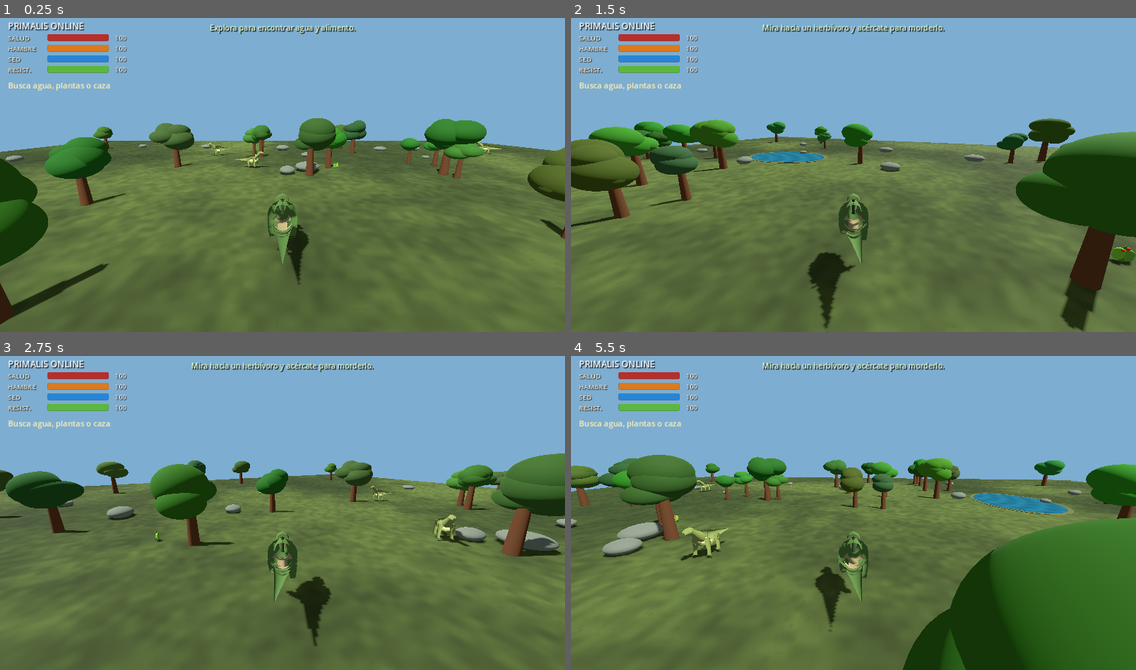
Above: before the commit, frames 1-4 (two rows, left to right).
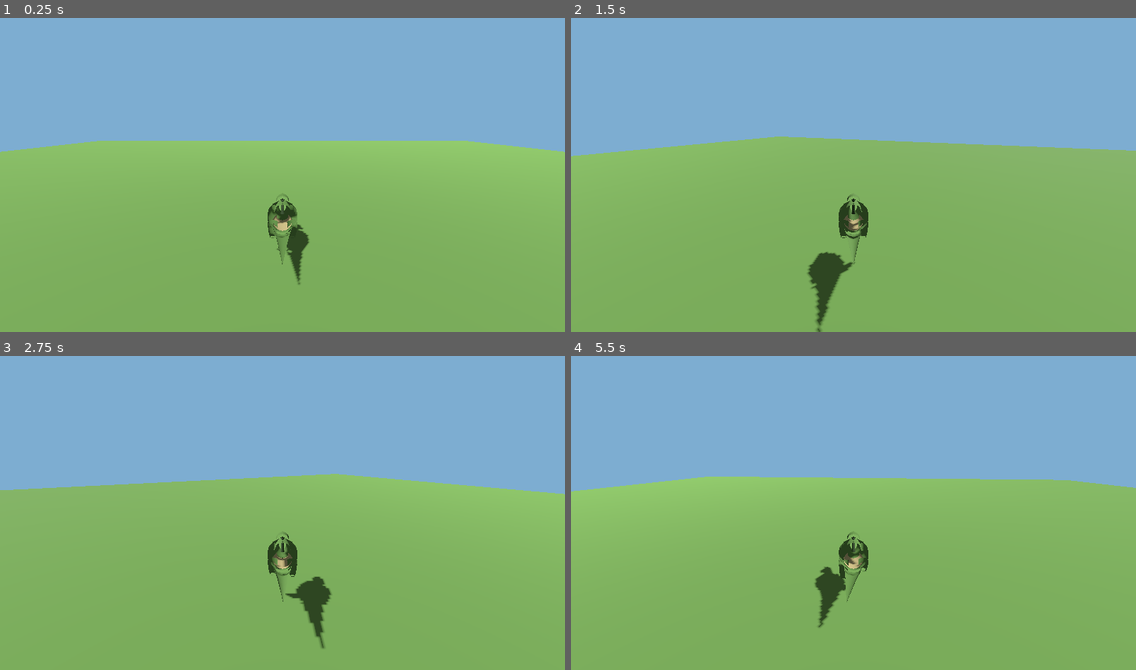
Above: after the commit, the same moments.

Repository: misael546/PrimalisOnline
Game: Godot game, scene res://scenes/main.tscn
The game is run twice, just before and just after one commit, with the same random seed, the same clock (stepped at 60 frames per second) and the same inputs.
Inputs (mouse positions are in pixels of both pictures, inside the frame that each line leads up to):
- Up to frame 1 (0.25 s): no input
- Up to frame 2 (1.5 s): tap Enter at 0.5 s; move the mouse to (977, 156) at 0.52 s; hold D (move_right) 0.53-1.25 s; tap E at 0.6 s; click (977, 156) at 0.67 s; tap Space at 0.77 s; drag from (740, 187) to (825, 237) at 1.27 s
- Up to frame 3 (2.75 s): move the mouse to (339, 440) at 2.02 s; hold D (move_right) from 2.03 s (still down); tap E at 2.1 s
- Up to frame 4 (5.5 s): release D (move_right) at 2.75 s; drag from (825, 575) to (684, 462) at 2.77 s; move the mouse to (1023, 560) at 3.52 s; hold A (move_left) 3.53-4.25 s; tap E at 3.6, 5.1 s; tap Space at 3.77 s; drag from (684, 462) to (768, 431) at 4.27 s; move the mouse to (881, 509) at 5.02 s; hold S (move_back) from 5.03 s (still down); click (881, 509) at 5.17 s

The runs differ from the first frame. In frame 1, 64% of the frame differs, in the area x 0-100%, y 1-100%; in frame 2, 65%; in frame 3, 65%; in frame 4, 66%.
Error after the commit: Parse Error: Invalid argument for "create()" function: argument 3 should be "int" but is "Array". (res://scripts/main.gd:396)

Commit message:
fix: block bites through obstacles and test line of sight

Diff:
--- a/scripts/main.gd
+++ b/scripts/main.gd
@@ -360,7 +360,7 @@
 	attack_cooldown = 0.75
 	player.call("play_attack_animation")
 
-	# Bites only connect with nearby dinosaurs in the T-Rex's forward arc.
+	# Bites only connect with nearby dinosaurs in the T-Rex's forward arc and clear line of sight.
 	var flat_forward := -player.global_transform.basis.z
 	flat_forward.y = 0.0
 	if flat_forward.length_squared() > 0.001:
@@ -372,19 +372,33 @@
 			continue
 		if bool(creature.get("is_dead")):
 			continue
-		var offset: Vector3 = creature.global_position - player.global_position
+		var target := creature as Node3D
+		var offset: Vector3 = target.global_position - player.global_position
 		offset.y = 0.0
 		var distance := offset.length()
 		if distance > closest_distance:
 			continue
 		if distance > 0.001 and flat_forward.dot(offset / distance) < 0.3:
 			continue
+		if not _has_clear_bite_path(target):
+			continue
 		closest_distance = distance
-		closest = creature as Node3D
+		closest = target
 	if not is_instance_valid(closest):
-		player.set("status_message", "Mira hacia un herbívoro y acércate para morderlo.")
+		player.set("status_message", "Mira hacia un herbívoro, acércate y evita los obstáculos para morderlo.")
 		return
 	closest.call("receive_damage", 40.0, player)
+
+
+func _has_clear_bite_path(target: Node3D) -> bool:
+	var origin := player.global_position + Vector3(0.0, 0.65, 0.0)
+	var target_point := target.global_position + Vector3(0.0, 0.65, 0.0)
+	var query := PhysicsRayQueryParameters3D.create(origin, target_point, [player.get_rid()])
+	query.collide_with_areas = false
+	var hit: Dictionary = get_world_3d().direct_space_state.intersect_ray(query)
+	if hit.is_empty():
+		return false
+	return hit.get("collider") == target
 
 func _update_food_respawns(delta: float) -> void:
 	for item_id in food_respawn_timers.keys():
--- a/tests/asset_smoke_test.gd
+++ b/tests/asset_smoke_test.gd
@@ -95,6 +95,10 @@
 		push_error("ASSET AUDIT: could not find a herbivore for combat test.")
 		quit(1)
 		return
+	# Stop residual movement so the direction and line-of-sight checks are deterministic.
+	player.velocity = Vector3.ZERO
+	prey.set_physics_process(false)
+
 	# The bite must not hit a dinosaur standing directly behind the player.
 	prey.global_position = player.global_position + Vector3(0.0, 0.0, 1.35)
 	main_node.set("attack_cooldown", 0.0)
@@ -105,7 +109,31 @@
 		return
 	print("ASSET AUDIT: attacks do not hit prey behind the player.")
 
+	# An obstruction between the player and prey must prevent a bite from passing through.
+	prey.global_position = player.global_position + Vector3(0.0, 0.0, -1.35)
+	var test_wall := StaticBody3D.new()
+	test_wall.name = "BiteLineOfSightTestWall"
+	test_wall.position = player.global_position + Vector3(0.0, 0.8, -0.68)
+	var wall_collision := CollisionShape3D.new()
+	var wall_box := BoxShape3D.new()
+	wall_box.size = Vector3(1.0, 2.0, 0.22)
+	wall_collision.shape = wall_box
+	test_wall.add_child(wall_collision)
+	main_node.add_child(test_wall)
+	await physics_frame
+	main_node.set("attack_cooldown", 0.0)
+	main_node.call("_attack")
+	if absf(float(prey.get("health")) - 100.0) > 0.01:
+		push_error("ASSET AUDIT: the bite passed through a blocking obstacle.")
+		quit(1)
+		return
+	main_node.remove_child(test_wall)
+	test_wall.queue_free()
+	await physics_frame
+	print("ASSET AUDIT: bites are blocked by obstacles.")
+
 	# Exercise the same attack entry point used by the screen button; keep prey in front.
+	player.velocity = Vector3.ZERO
 	prey.global_position = player.global_position + Vector3(0.0, 0.0, -1.35)
 	for hit in range(3):
 		main_node.set("attack_cooldown", 0.0)
Not shown, changed: export_presets.cfg
Not shown, changed: .github/workflows/android-apk.yml
Not shown, changed: README.md
